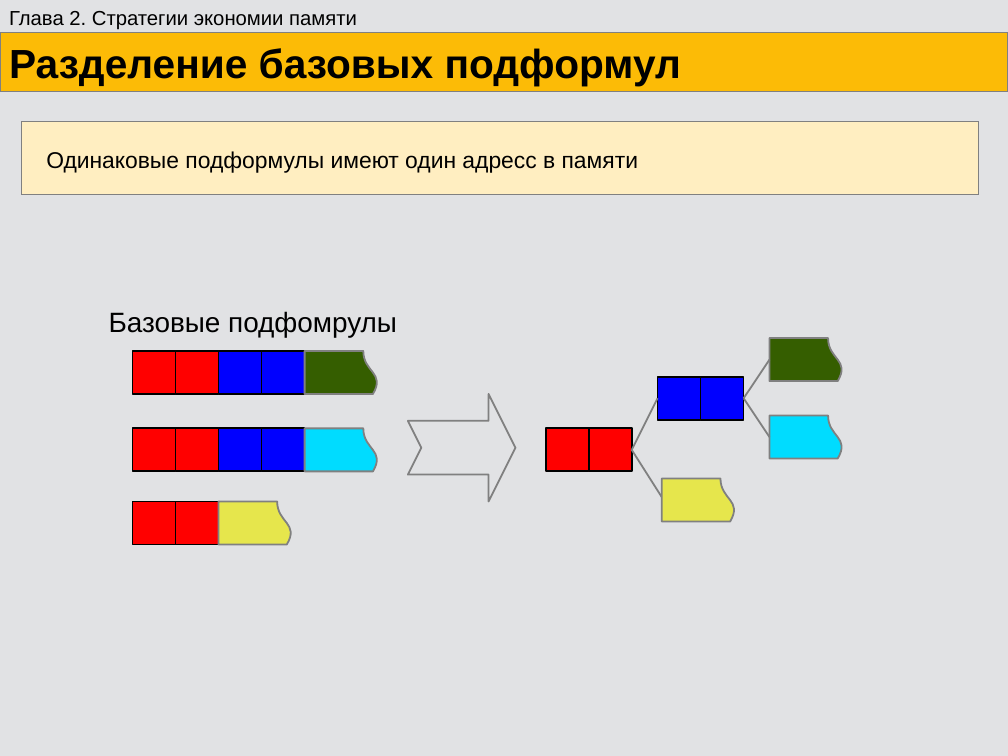
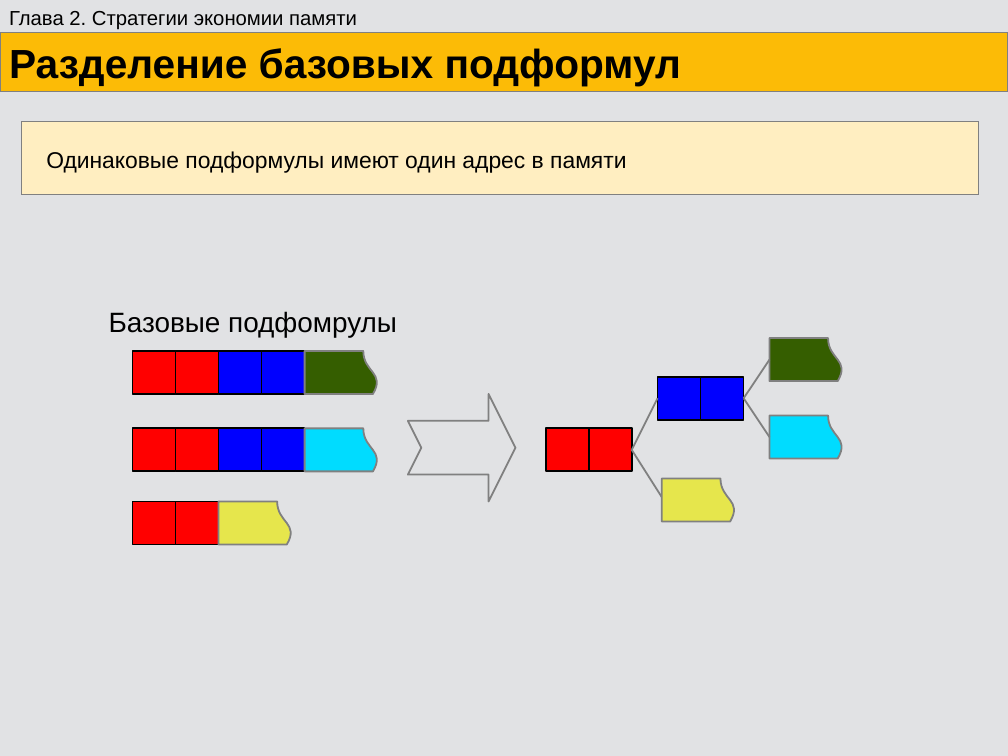
Before and after one commit to eugeneai/prisnif, a slide deck: slide 25 of brick/pres/pacman.odp (slide 24 before the commit). Drawn at 1008x756 pixels with LibreOffice and Linux fonts; fonts in the diff are those of the drawing. Boxes give left, top, right and bottom in pixels: in the first picture for what was removed or moved away, otherwise in the second. Text is boxed around its words. In the diff, an @@ line names an element or a change of style, - is before the commit and + after.

```diff
--- a/brick/pres/pacman.odp
+++ b/brick/pres/pacman.odp
@@ text at (x1=46, y1=151, x2=626, y2=173): text changed @@
-Одинаковые подформулы имеют один адресс в памяти
+Одинаковые подформулы имеют один адрес в памяти
```
Also in this commit, not shown: 18 other slides changed, 3 slides added, 13 other files.
